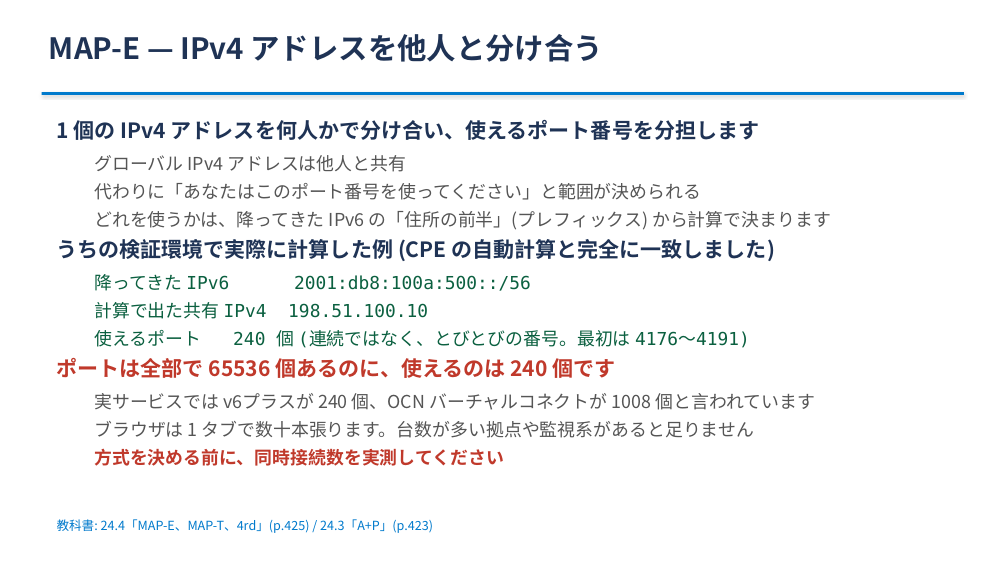
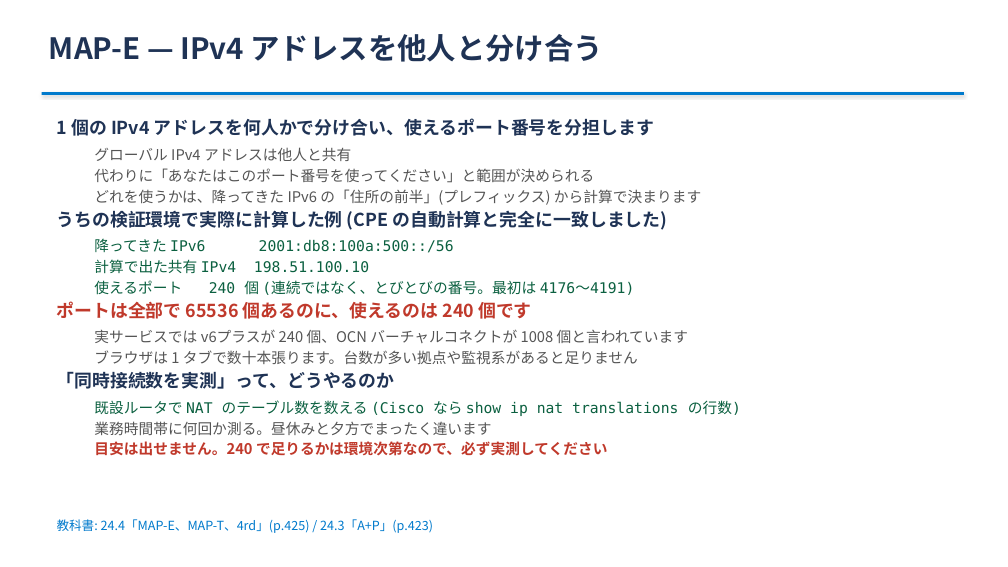
Before and after one commit to ginchankawaii/claude-code-book-template, a slide deck: slide 25 of docs/ipoe-lab/slides/setsumeikai.pptx (slide 21 before the commit). Drawn at 1008x567 pixels with LibreOffice and Linux fonts; fonts in the diff are those of the drawing. Boxes give left, top, right and bottom in pixels: in the first picture for what was removed or moved away, otherwise in the second. Text is boxed around its words. In the diff, an @@ line names an element or a change of style, - is before the commit and + after.

```diff
--- a/docs/ipoe-lab/slides/setsumeikai.pptx
+++ b/docs/ipoe-lab/slides/setsumeikai.pptx
@@ text at bbox=[57, 118, 701, 364]: size 20 to 17 pt in "1 個の IPv4 アドレスを何人かで分け合い、使えるポート番号を分担します", "うちの検証環境で実際に計算した例 (CPE の自動計算と完全に一致しました)", "ポートは全部で 65536 個あるのに、使えるのは 240 個です"; size 17 to 14 pt in "グローバル IPv4 アドレスは他人と共有", "代わりに「あなたはこのポート番号を使ってください」と範囲が決められる", "どれを使うかは、降ってきた IPv6 の「住所の前半」(プレフィックス) から計算で決まります", "降ってきた IPv6 2001:db8:100a:500::/56" and 4 more places; less space between paragraphs @@
@@ text at bbox=[57, 371, 741, 456]: text changed; size 17 to 14 pt; text colour #C0392B to #0B6040; bold off @@
-  方式を決める前に、同時接続数を実測してください
+「同時接続数を実測」って、どうやるのか
+  既設ルータで NAT のテーブル数を数える (Cisco なら show ip nat translations の行数)
+  業務時間帯に何回か測る。昼休みと夕方でまったく違います
+  目安は出せません。240 で足りるかは環境次第なので、必ず実測してください
```
Also in this commit, not shown: 7 other slides changed, 5 slides added, 2 other files.
